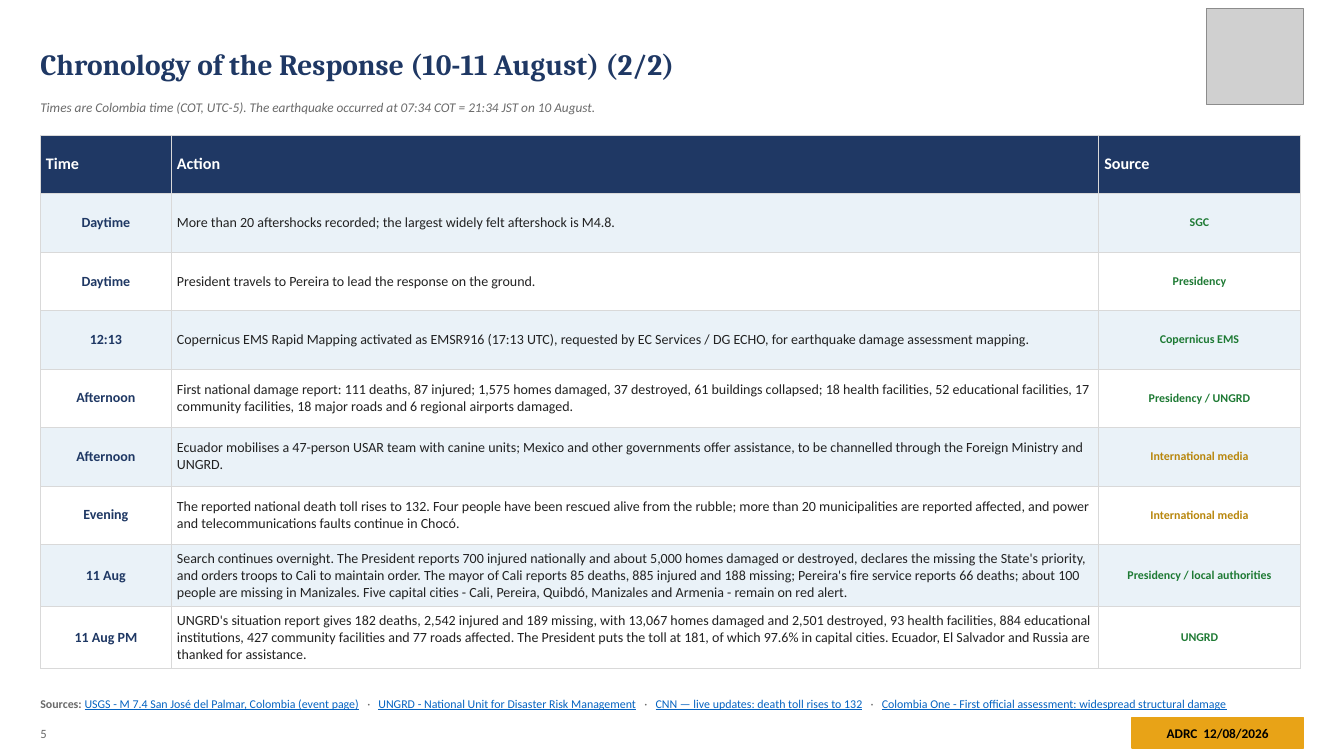
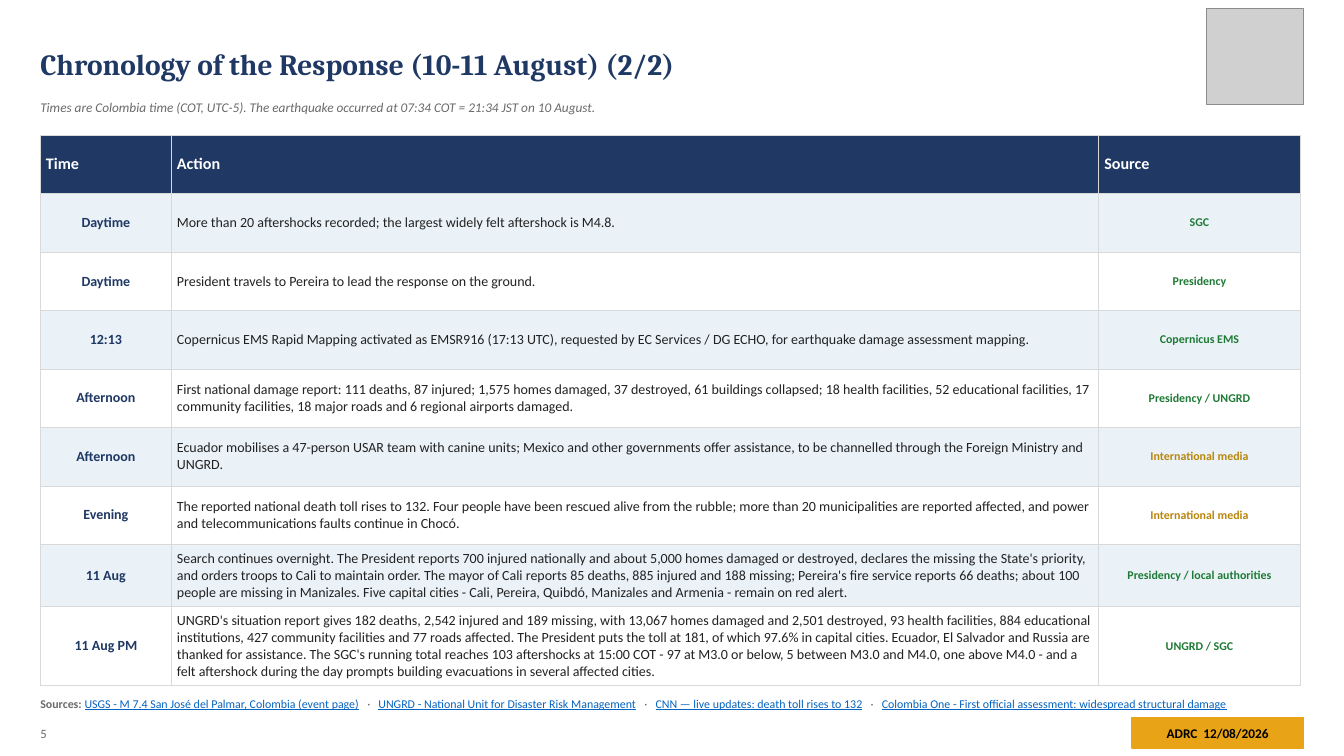
Before and after one commit to kochobi-max/whatsmap, a slide deck: slide 5 of reports/colombia_eq_20260810/output/ADRC_EQ_COL_Choco_20260810_EN.pptx. Drawn at 1344x756 pixels with LibreOffice and Linux fonts; fonts in the diff are those of the drawing; grey boxes stand for pictures. Boxes give left, top, right and bottom in pixels: in the first picture for what was removed or moved away, otherwise in the second. Text is boxed around its words. In the diff, an @@ line names an element or a change of style, - is before the commit and + after.

```diff
--- a/reports/colombia_eq_20260810/output/ADRC_EQ_COL_Choco_20260810_EN.pptx
+++ b/reports/colombia_eq_20260810/output/ADRC_EQ_COL_Choco_20260810_EN.pptx
@@ table at (40, 135, 1301, 683) @@
-row 9, column 2: UNGRD's situation report gives 182 deaths, 2,542 injured and 189 missing, with 13,067 homes damaged and 2,501 destroyed, 93 health facilities, 884 educational institutions, 427 community facilities and 77 roads affected. The President puts the toll at 181, of which 97.6% in capital cities. Ecuador, El Salvador and Russia are thanked for assistance.
+row 9, column 2: UNGRD's situation report gives 182 deaths, 2,542 injured and 189 missing, with 13,067 homes damaged and 2,501 destroyed, 93 health facilities, 884 educational institutions, 427 community facilities and 77 roads affected. The President puts the toll at 181, of which 97.6% in capital cities. Ecuador, El Salvador and Russia are thanked for assistance. The SGC's running total reaches 103 aftershocks at 15:00 COT - 97 at M3.0 or below, 5 between M3.0 and M4.0, one above M4.0 - and a felt aftershock during the day prompts building evacuations in several affected cities.
-row 9, column 3: UNGRD
+row 9, column 3: UNGRD / SGC
```
Also in this commit, not shown: 4 other slides changed, 11 other files.
